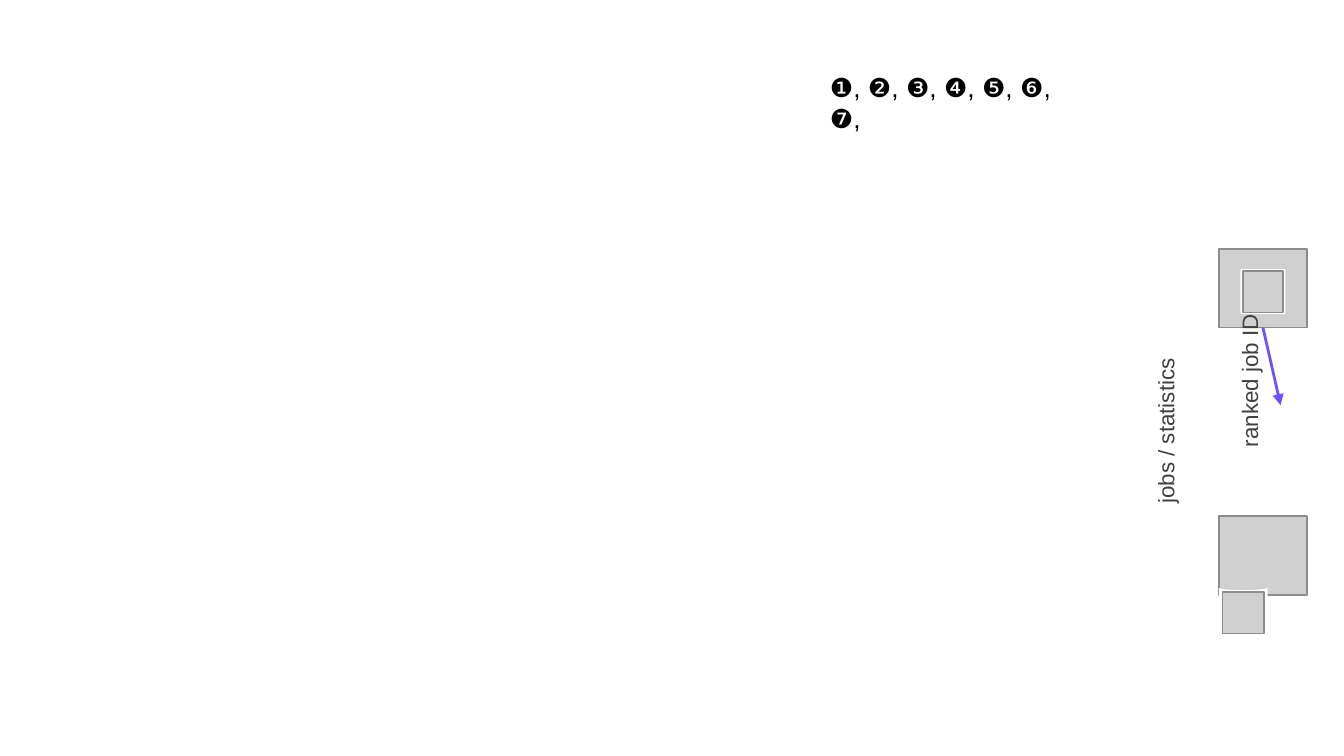
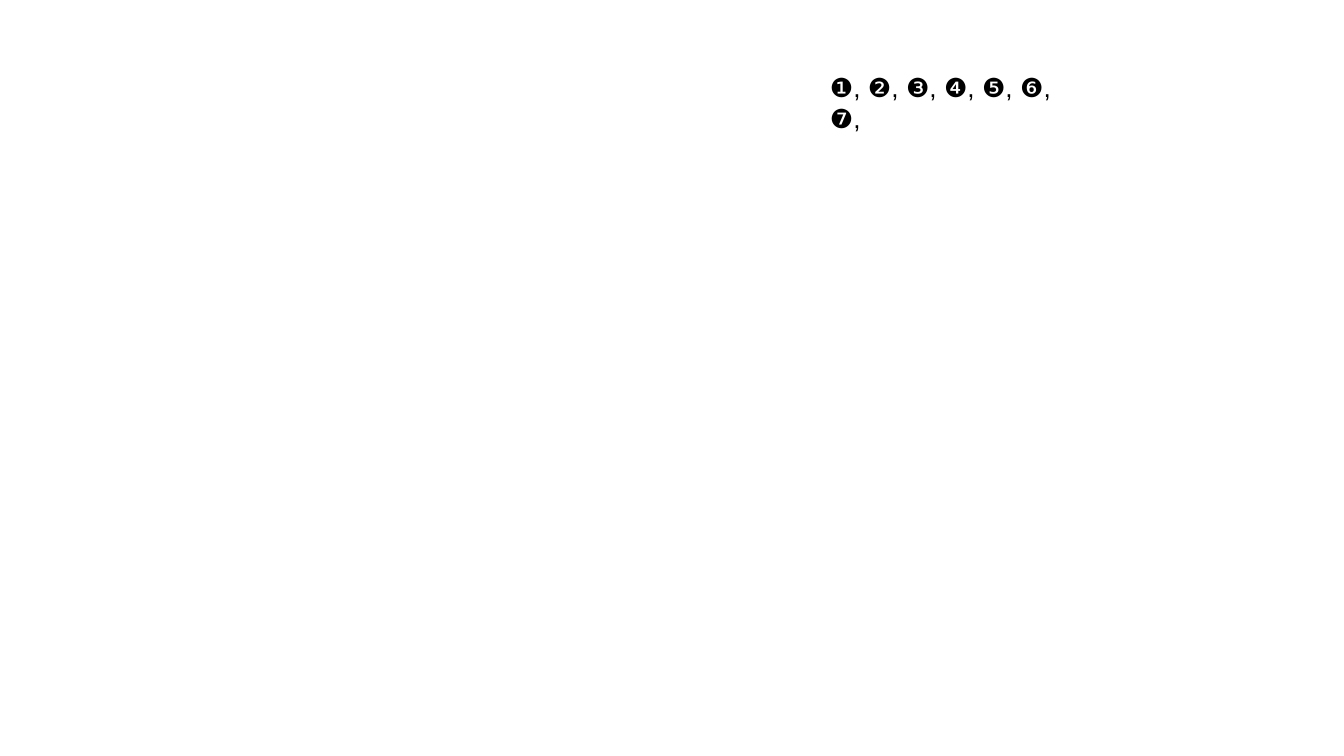
Before and after one commit to DataScientest-Studio/jun26bde-job-market, a slide deck: slide 9 of docs/defence/Defence.pptx (slide 10 before the commit). Drawn at 1344x756 pixels with LibreOffice and Linux fonts; fonts in the diff are those of the drawing; grey boxes stand for pictures; background and template pictures are left out. Boxes give left, top, right and bottom in pixels: in the first picture for what was removed or moved away, otherwise in the second. Text is boxed around its words. In the diff, an @@ line names an element or a change of style, - is before the commit and + after.

Commit message:
Add images for slides for freshness, classification and ES

```diff
--- a/docs/defence/Defence.pptx
+++ b/docs/defence/Defence.pptx
@@ picture removed at box(1219, 249, 1308, 328) @@
@@ rectangle removed at box(1241, 269, 1286, 314) @@
@@ picture removed at box(1243, 271, 1284, 313) @@
@@ text removed at box(1238, 306, 1263, 445) @@
-ranked job IDs
@@ arrow removed from (1263, 328) to (1281, 406) @@
@@ text removed at box(1154, 366, 1179, 503) @@
-jobs / statistics
@@ picture removed at box(1219, 516, 1308, 595) @@
@@ group removed at box(1218, 588, 1267, 636): 3 flow chart online storages, 1 picture @@
```
Also in this commit, not shown: 4 other slides changed, 1 slide removed, 9 other files.
